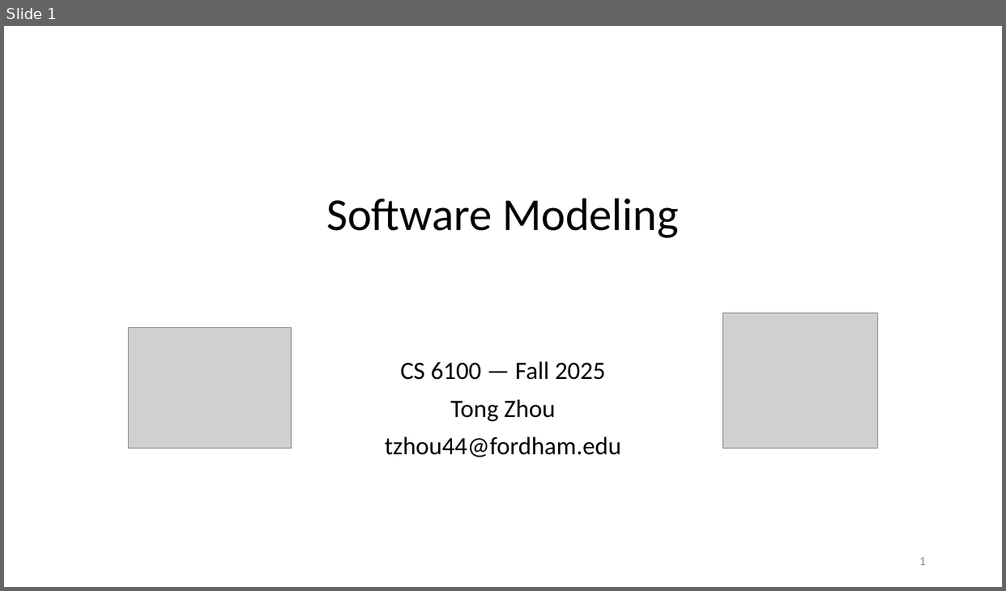
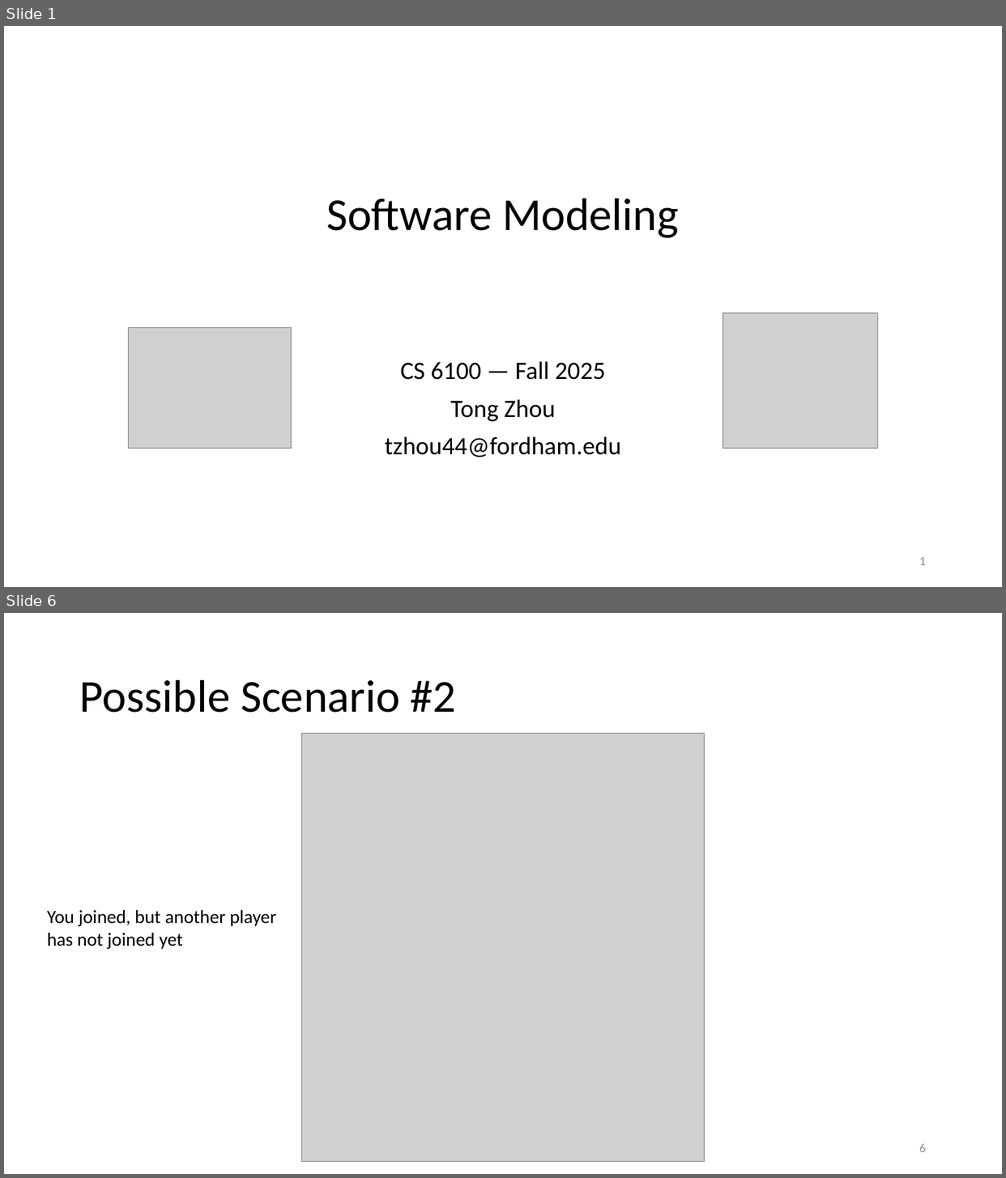
Before and after one commit to tongzhou80/cs6100, a slide deck: slides/Lecture3.pptx. Shown one above the other, each under a label of ours: slide 1 before the commit, slides 1 and 6 after it; the slides between them are not shown. The pictures are 1006x591 and 1006x1178 pixels, drawn with LibreOffice and Linux fonts; fonts in the diff are those of the drawing; grey boxes stand for pictures; background and template pictures are left out. Boxes give left, top, right and bottom in pixels: in the first picture for what was removed or moved away, otherwise in the second. Text is boxed around its words. In the diff, an @@ line names an element or a change of style, - is before the commit and + after.

```diff
--- a/slides/Lecture3.pptx
+++ b/slides/Lecture3.pptx
@@ slide 6 added at (4,613,1002,1174), background #FFFFFF @@
@@ title added at (80,679,457,713), 44 pt, text #000000 @@
+Possible Scenario #2
@@ picture added at (302,734,705,1162) @@
@@ text added at (47,910,277,949), 18 pt, text #000000 @@
+You joined, but another player
+has not joined yet
@@ page number added at (919,1144,926,1152), 12 pt, text #8C8C8C @@
+6
```
Also in this commit, not shown: 12 other slides added, 1 slide removed, 3 other files.
